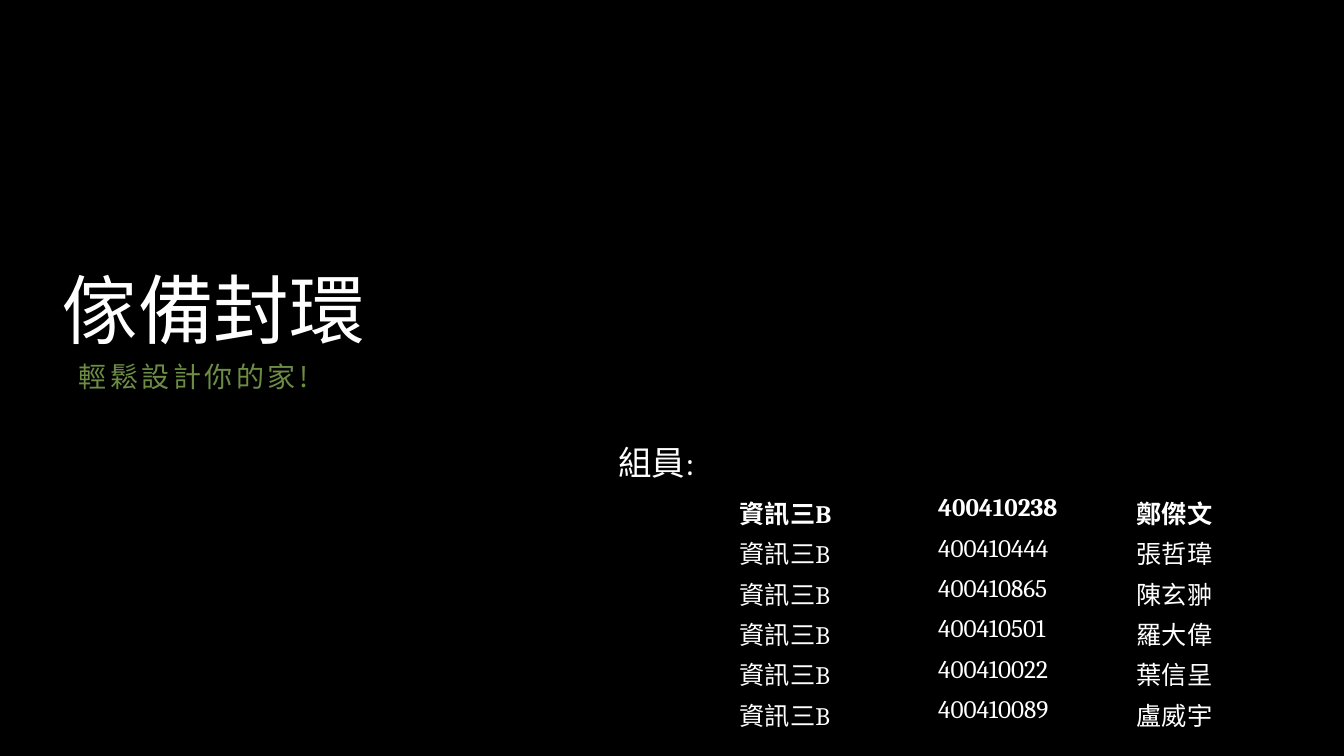
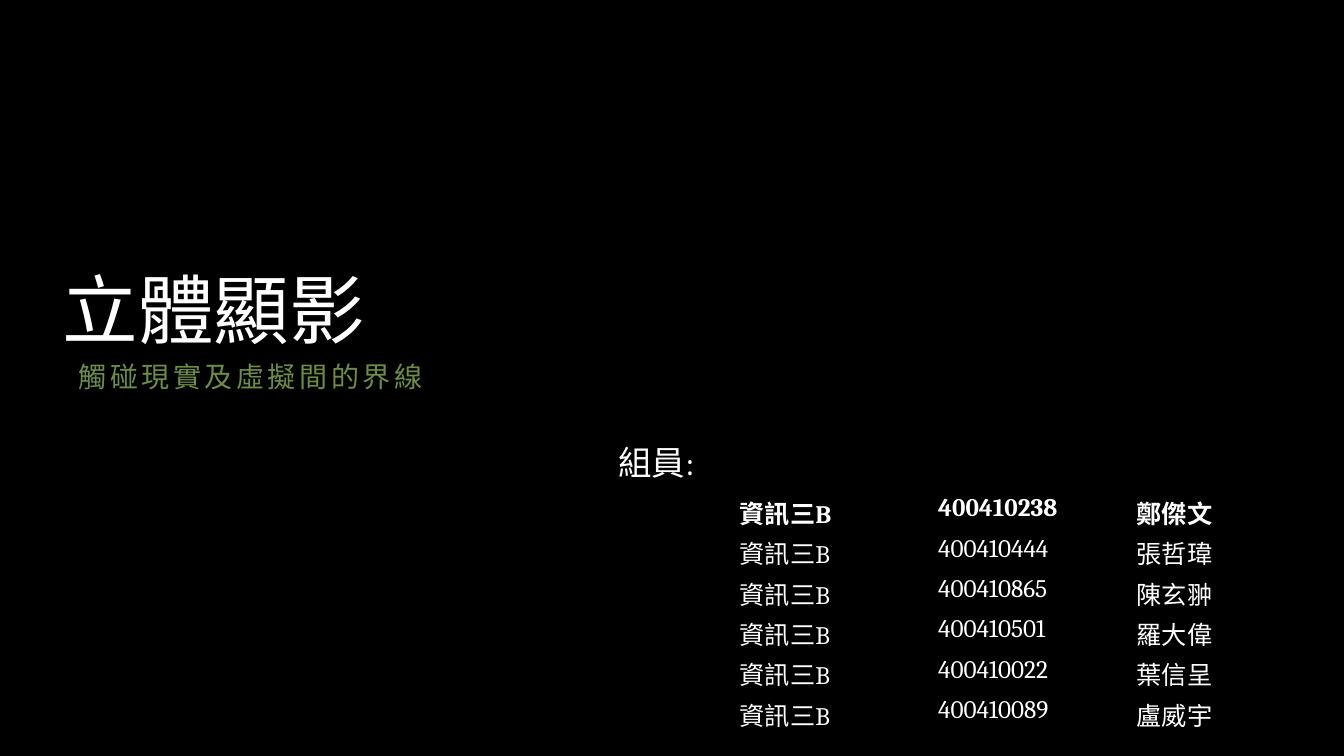
Before and after one commit to Heyyeyaaeyaaaeyaeyaa/baikaeshida, a slide deck: slide 1 of 專題的成長史/傢備封環(暫定).pptx. Drawn at 1344x756 pixels with LibreOffice and Linux fonts; fonts in the diff are those of the drawing; background and template pictures are left out. Boxes give left, top, right and bottom in pixels: in the first picture for what was removed or moved away, otherwise in the second. Text is boxed around its words. In the diff, an @@ line names an element or a change of style, - is before the commit and + after.

```diff
--- a/專題的成長史/傢備封環(暫定).pptx
+++ b/專題的成長史/傢備封環(暫定).pptx
@@ title at [63,274,365,344]: text changed @@
-傢備封環
+立體顯影
@@ subtitle at [79,363,423,389]: text changed @@
-輕鬆設計你的家!
+觸碰現實及虛擬間的界線
```
Also in this commit, not shown: 2 other slides changed, 1 slide removed.
